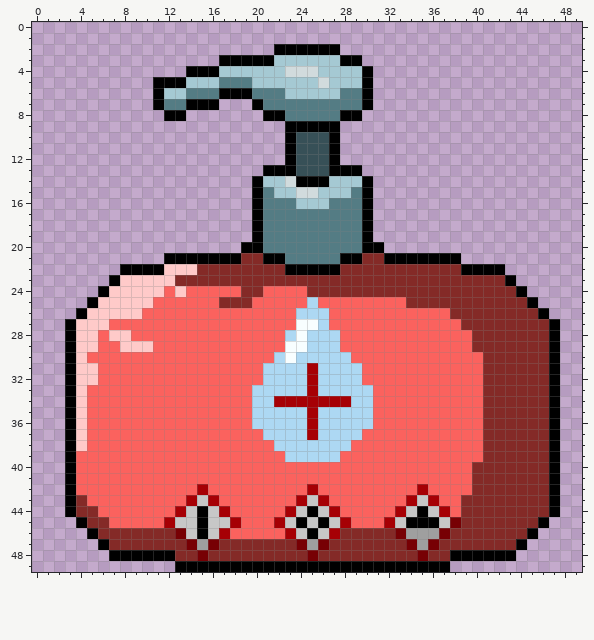
Pixel-art sprite, stored at core/assets/turrets/turret2Texture.png. The picture above was drawn from the file before the commit.
The file is 50x50 pixels. Colours within 5 levels of each other are drawn and written as one.
The same view after the edit:
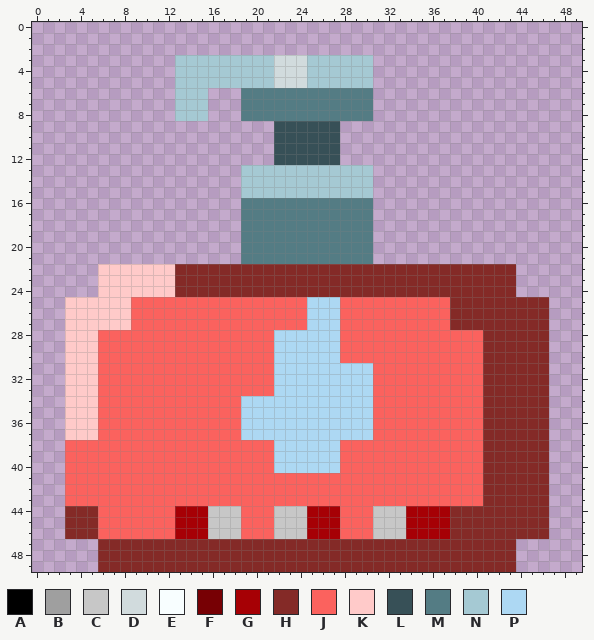
Palette (. is transparent): A #000000  B #9f9f9f  C #c7c7c7  D #d1dbdd  E #f8feff  F #770004  G #a60005  H #842a27  J #fb625e  K #ffcac9  L #375057  M #547c84  N #a5c9d3  P #add8f3
The exact change:
@@ x 0..49 @@
  1 ..................................................
- 2 ......................AAAAAA......................
- 3 .................AAAAANNNNNNAA....................
- 4 ..............AAANNNNNNDDDNNNNA...................
- 5 ...........AAANNNMMMNNNNNNDNNNA...................
- 6 ...........ANNMMMAAAMMMNNNNNMMA...................
- 7 ...........AMMAAA...AMMMMMMMMMA...................
- 8 ............AA.......AAMMMMMAA....................
- 9 .......................AAAAA......................
-10 .......................ALLLA......................
-11 .......................ALLLA......................
-12 .......................ALLLA......................
-13 .....................AAALLLAAA....................
-14 ....................ANNDAAANNNA...................
-15 ....................AMNNDDNNNMA...................
-16 ....................AMMMNNNMMMA...................
-17 ....................AMMMMMMMMMA...................
-18 ....................AMMMMMMMMMA...................
-19 ....................AMMMMMMMMMA...................
-20 ...................AAMMMMMMMMMAA..................
-21 ............AAAAAAAHHAAMMMMMAAHHAAAAAAA...........
-22 ........AAAAKKKHHHHHHHHAAAAAHHHHHHHHHHHAAAA.......
-23 .......AKKKKKHHHHHHHHHHHHHHHHHHHHHHHHHHHHHHA......
-24 ......AKKKKKJKJJJJJHHJJJJHHHHHHHHHHHHHHHHHHHA.....
-25 .....AKKKKKJJJJJJHHHJJJJJPJJJJJJJJHHHHHHHHHHHA....
-26 ....AKKKKKJJJJJJJJJJJJJJPPPJJJJJJJJJJJHHHHHHHHA...
-27 ...AKKKJJJJJJJJJJJJJJJJJEEPJJJJJJJJJJJJHHHHHHHHA..
-28 ...AKKJKKJJJJJJJJJJJJJJPEPPPJJJJJJJJJJJJHHHHHHHA..
-29 ...AKKJJKKKJJJJJJJJJJJJEEPPPJJJJJJJJJJJJHHHHHHHA..
-30 ...AKJJJJJJJJJJJJJJJJJPEPPPPPJJJJJJJJJJJJHHHHHHA..
-31 ...AKKJJJJJJJJJJJJJJJPPPPGPPPPJJJJJJJJJJJHHHHHHA..
-32 ...AKKJJJJJJJJJJJJJJJPPPPGPPPPJJJJJJJJJJJHHHHHHA..
-33 ...AKJJJJJJJJJJJJJJJPPPPPGPPPPPJJJJJJJJJJHHHHHHA..
-34 ...AKJJJJJJJJJJJJJJJPPGGGGGGGPPJJJJJJJJJJHHHHHHA..
-35 ...AKJJJJJJJJJJJJJJJPPPPPGPPPPPJJJJJJJJJJHHHHHHA..
-36 ...AKJJJJJJJJJJJJJJJPPPPPGPPPPPJJJJJJJJJJHHHHHHA..
-37 ...AKJJJJJJJJJJJJJJJJPPPPGPPPPJJJJJJJJJJJHHHHHHA..
-38 ...AKJJJJJJJJJJJJJJJJJPPPPPPPJJJJJJJJJJJJHHHHHHA..
-39 ...AJJJJJJJJJJJJJJJJJJJPPPPPJJJJJJJJJJJJJHHHHHHA..
-40 ...AJJJJJJJJJJJJJJJJJJJJJJJJJJJJJJJJJJJJHHHHHHHA..
-41 ...AJJJJJJJJJJJJJJJJJJJJJJJJJJJJJJJJJJJJHHHHHHHA..
-42 ...AJJJJJJJJJJJGJJJJJJJJJGJJJJJJJJJGJJJJHHHHHHHA..
-43 ...AHJJJJJJJJJGCGJJJJJJJGCGJJJJJJJGCGJJHHHHHHHHA..
-44 ...AHHJJJJJJJGCACGJJJJJGCACGJJJJJGCACGJHHHHHHHHA..
-45 ....AHHJJJJJGCCACCGJJJGCACACGJJJGCAAACFHHHHHHHA...
-46 .....AHHHHHHHFCACGJJJJJGCACGHHHHHFBBBFHHHHHHHA....
-47 ......AHHHHHHHFBFHHHHHHHFBFHHHHHHHFBFHHHHHHHA.....
-48 .......AAAAAAHHFHHHHHHHHHFHHHHHHHHHFHHAAAAAA......
-49 .............AAAAAAAAAAAAAAAAAAAAAAAAA............
+ 2 ..................................................
+ 3 .............NNNNNNNNNDDDNNNNNN...................
+ 4 .............NNNNNNNNNDDDNNNNNN...................
+ 5 .............NNNNNNNNNDDDNNNNNN...................
+ 6 .............NNN...MMMMMMMMMMMM...................
+ 7 .............NNN...MMMMMMMMMMMM...................
+ 8 .............NNN...MMMMMMMMMMMM...................
+ 9 ......................LLLLLL......................
+10 ......................LLLLLL......................
+11 ......................LLLLLL......................
+12 ......................LLLLLL......................
+13 ...................NNNNNNNNNNNN...................
+14 ...................NNNNNNNNNNNN...................
+15 ...................NNNNNNNNNNNN...................
+16 ...................MMMMMMMMMMMM...................
+17 ...................MMMMMMMMMMMM...................
+18 ...................MMMMMMMMMMMM...................
+19 ...................MMMMMMMMMMMM...................
+20 ...................MMMMMMMMMMMM...................
+21 ...................MMMMMMMMMMMM...................
+22 ......KKKKKKKHHHHHHHHHHHHHHHHHHHHHHHHHHHHHHH......
+23 ......KKKKKKKHHHHHHHHHHHHHHHHHHHHHHHHHHHHHHH......
+24 ......KKKKKKKHHHHHHHHHHHHHHHHHHHHHHHHHHHHHHH......
+25 ...KKKKKKJJJJJJJJJJJJJJJJPPPJJJJJJJJJJHHHHHHHHH...
+26 ...KKKKKKJJJJJJJJJJJJJJJJPPPJJJJJJJJJJHHHHHHHHH...
+27 ...KKKKKKJJJJJJJJJJJJJJJJPPPJJJJJJJJJJHHHHHHHHH...
+28 ...KKKJJJJJJJJJJJJJJJJPPPPPPJJJJJJJJJJJJJHHHHHH...
+29 ...KKKJJJJJJJJJJJJJJJJPPPPPPJJJJJJJJJJJJJHHHHHH...
+30 ...KKKJJJJJJJJJJJJJJJJPPPPPPJJJJJJJJJJJJJHHHHHH...
+31 ...KKKJJJJJJJJJJJJJJJJPPPPPPPPPJJJJJJJJJJHHHHHH...
+32 ...KKKJJJJJJJJJJJJJJJJPPPPPPPPPJJJJJJJJJJHHHHHH...
+33 ...KKKJJJJJJJJJJJJJJJJPPPPPPPPPJJJJJJJJJJHHHHHH...
+34 ...KKKJJJJJJJJJJJJJPPPPPPPPPPPPJJJJJJJJJJHHHHHH...
+35 ...KKKJJJJJJJJJJJJJPPPPPPPPPPPPJJJJJJJJJJHHHHHH...
+36 ...KKKJJJJJJJJJJJJJPPPPPPPPPPPPJJJJJJJJJJHHHHHH...
+37 ...KKKJJJJJJJJJJJJJPPPPPPPPPPPPJJJJJJJJJJHHHHHH...
+38 ...JJJJJJJJJJJJJJJJJJJPPPPPPJJJJJJJJJJJJJHHHHHH...
+39 ...JJJJJJJJJJJJJJJJJJJPPPPPPJJJJJJJJJJJJJHHHHHH...
+40 ...JJJJJJJJJJJJJJJJJJJPPPPPPJJJJJJJJJJJJJHHHHHH...
+41 ...JJJJJJJJJJJJJJJJJJJJJJJJJJJJJJJJJJJJJJHHHHHH...
+42 ...JJJJJJJJJJJJJJJJJJJJJJJJJJJJJJJJJJJJJJHHHHHH...
+43 ...JJJJJJJJJJJJJJJJJJJJJJJJJJJJJJJJJJJJJJHHHHHH...
+44 ...HHHJJJJJJJGGGCCCJJJCCCGGGJJJCCCGGGGHHHHHHHHH...
+45 ...HHHJJJJJJJGGGCCCJJJCCCGGGJJJCCCGGGGHHHHHHHHH...
+46 ...HHHJJJJJJJGGGCCCJJJCCCGGGJJJCCCGGGGHHHHHHHHH...
+47 ......HHHHHHHHHHHHHHHHHHHHHHHHHHHHHHHHHHHHHH......
+48 ......HHHHHHHHHHHHHHHHHHHHHHHHHHHHHHHHHHHHHH......
+49 ......HHHHHHHHHHHHHHHHHHHHHHHHHHHHHHHHHHHHHH......
